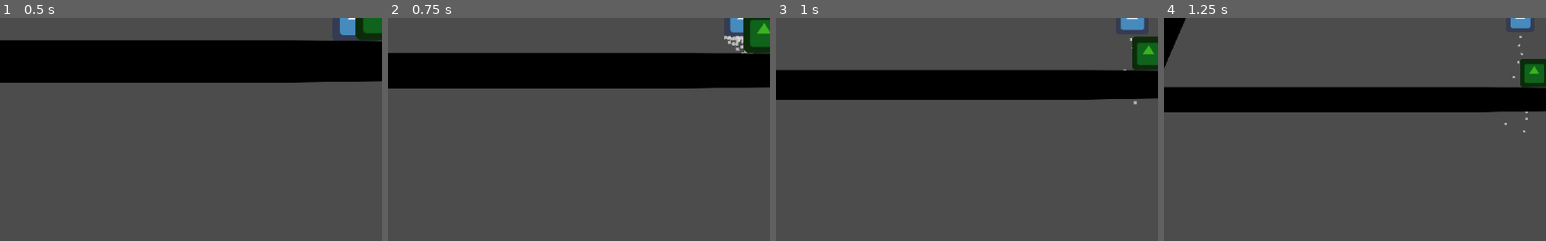
Above: before the commit, frames 1-4 (left to right).
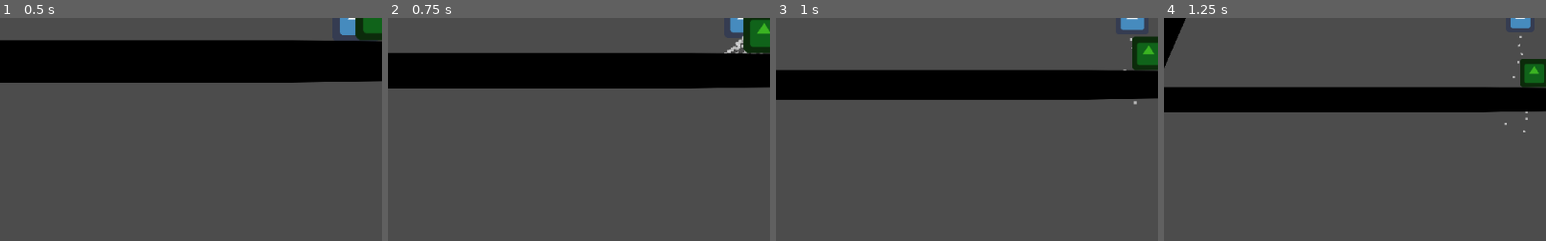
Above: after the commit, the same moments.

Repository: ChibiDenDen/Jook
Game: Godot game, scene res://Scenes/PhysicsGame.tscn
Two runs of this game, one before a commit and one after it. Both use one fixed random seed, a clock stepped at 60 frames per second and the inputs below. The engine's default icon, where the game draws it, is replaced by a stand-in: a white triangle on a blue panel in a dark square.
Inputs (mouse positions are % of the whole screen's width and height, from its top left):
- Up to frame 1 (0.5 s): no input
- Up to frame 2 (0.75 s): tap Enter at 0.5 s; move the mouse to (45, 70) at 0.52 s; hold Up (ui_up) from 0.53 s (still down); click (45, 70) at 0.67 s
- Up to frame 3 (1 s): keep holding Up (ui_up)
- Up to frame 4 (1.25 s): keep holding Up (ui_up)
The pictures show only the part of the screen within x 3-53%, y 50-100%; the shares and areas given below are measured in that part.

Frame 1 is identical in both runs. In frame 2, 0.2% of the frame differs, in the area x 88-98%, y 7-17%; in frame 3, nothing differs; in frame 4, nothing differs.

Commit message:
Remove errors

Diff:
--- a/Objects/CrashedPlayer/CrashedPlayer.gd
+++ b/Objects/CrashedPlayer/CrashedPlayer.gd
@@ -21,7 +21,7 @@
 	return is_on_wall() or is_on_ceiling()
 
 # Called every frame. 'delta' is the elapsed time since the previous frame.
-func _process(delta):
+func _process(_delta):
 	move_vec.x = walking_speed
 	if drop:
 		move_vec.x = 0
--- a/Objects/Particles/BoostFarts.tscn
+++ b/Objects/Particles/BoostFarts.tscn
@@ -18,4 +18,5 @@
 amount = 50
 lifetime = 0.2
 one_shot = true
+local_coords = false
 process_material = SubResource( 1 )
--- a/Objects/Player/Player.gd
+++ b/Objects/Player/Player.gd
@@ -52,7 +52,7 @@
 			cur_thrust *= boost_thrust
 			var farts = BoostFartsScene.instance()
 			add_child(farts)
-			$Tween.interpolate_callback(farts, 0.2, "queue_free()")
+			$Tween.interpolate_callback(farts, 0.2, "queue_free")
 			$Tween.start()
 		applied_force = cur_thrust.rotated(rotation)
 		$Particles2D.emitting = true
@@ -76,8 +76,8 @@
 		crashed_player.player = self
 		crashed_player.global_position = global_position
 		crashed_player.camera_zoom = last_camera_zoom
-		get_parent().add_child(crashed_player)
-		crashed_player.on_start()
+		get_parent().call_deferred("add_child",crashed_player)
+		crashed_player.call_deferred("on_start")
 		crashed = true
 		applied_force = Vector2(0, 0)
 		applied_torque = 0
